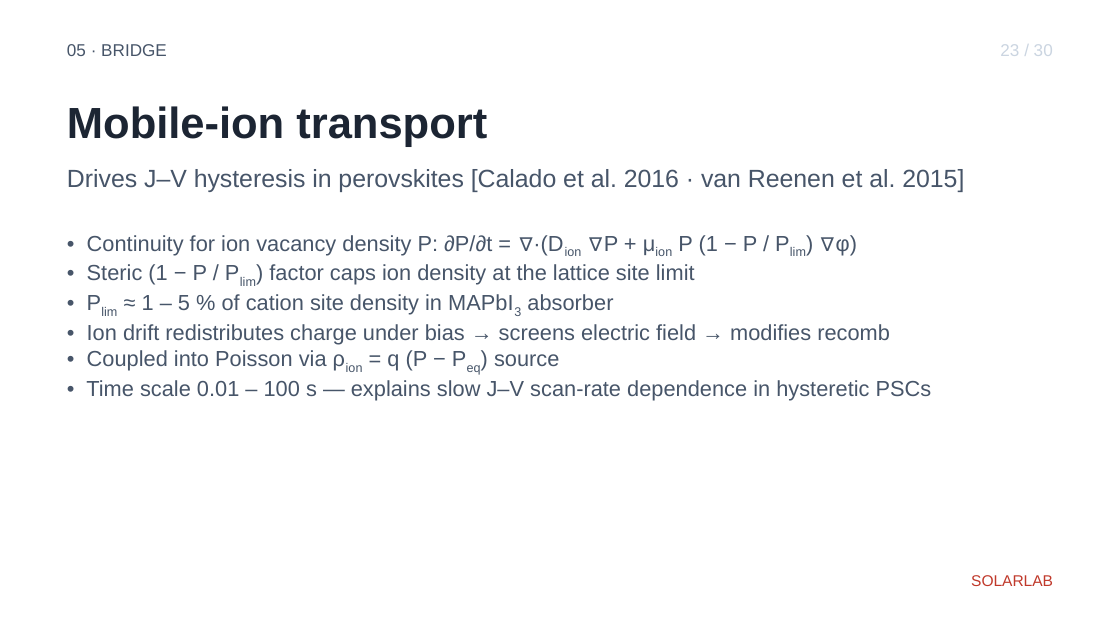
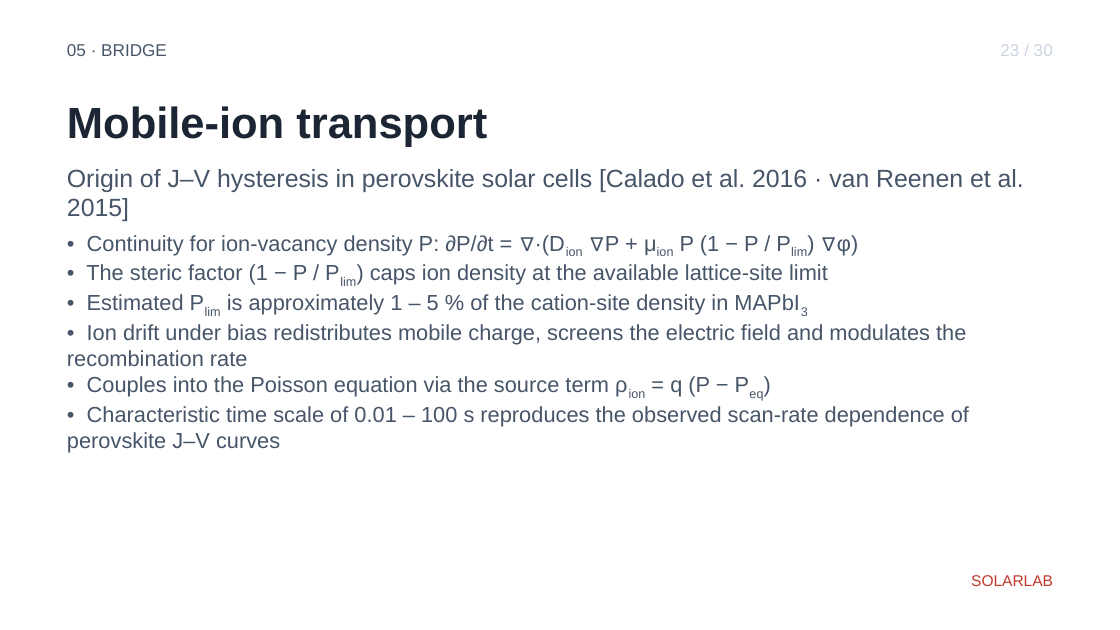
Before and after one commit to ShaneLogic/SolarLab, a slide deck: slide 28 of presentations/jmi-2026/output/jmi-2026.pptx. Drawn at 1120x630 pixels with LibreOffice and Linux fonts; fonts in the diff are those of the drawing. Boxes give left, top, right and bottom in pixels: in the first picture for what was removed or moved away, otherwise in the second. Text is boxed around its words. In the diff, an @@ line names an element or a change of style, - is before the commit and + after.

Commit message:
docs(jmi-ppt): replace informal language with field-standard academic vocabulary
Per user feedback: deck contained obscure / informal terms not
conforming to academic standards. Replaced colloquial phrasing
with vocabulary commonly used in the photovoltaic / materials-
informatics literature, throughout titles, subtitles and bullets.

Examples (representative, not exhaustive):
- "underserved corner" → "unoccupied region"
- "neither alone works" → "Limitations of the established absorbers"
- "deadlock" → "tradeoff"
- "talk roadmap" → "Talk outline"
- "structural prior" still used (Bayesian-ML term, accepted in MI)
- "Why a surrogate at all" → "Motivation for a learned surrogate"
- "fuse into" → "combined into"
- "HistGBR — gradient boosting on histograms" → "Histogram-based
   gradient boosting regression"
- "GPR + RF — calibrated uncertainty source" → "Gaussian-process
   and random-forest uncertainty stack"
- "UCB acquisition for active learning" → "Upper-confidence-bound
   acquisition for active learning"
- "Hit #1 / Hit #2" → "Lead candidate / Secondary candidate"
- "PV-grade" → "device-relevant"
- "actionable size for synthesis triage" → "tractable shortlist
   for experimental verification"
- "leaves on the table" → "absent from the SCAPS-1D reference"
- "honest grouped-CV diagnostic" → "stringent grouped-CV diagnostic"
- "DFT cost crystallised into" → "small-sample model identifies
   a tractable subspace"
- "buys time but doesn't solve" → "mitigates but does not address"
- "Three concrete next steps" → "Planned extensions"
- "Three takeaways" → "Principal findings"
- Time scales rendered as "10⁰–10² CPU-hours" rather than "hours-
   to-days"
- Hyphenated stand-ins in equations preserved unchanged

Audit: 36 slides, 145 sub + 47 sup runs, no _/^ leaks.

Constraint: parser-enforced no-`_`-no-`^` rule still active —
all sub/sup typography routes through [sub]/[sup] tags
Confidence: high
Scope-risk: narrow — pure rewording, no structural / theme /
data changes
Not-tested: phrasing acceptability across reviewers in the JMI
audience; user can iterate further

```diff
--- a/presentations/jmi-2026/output/jmi-2026.pptx
+++ b/presentations/jmi-2026/output/jmi-2026.pptx
@@ text at (x1=67, y1=169, x2=1024, y2=192): text changed @@
-Drives J–V hysteresis in perovskites [Calado et al. 2016 · van Reenen et al. 2015]
+Origin of J–V hysteresis in perovskite solar cells [Calado et al. 2016 · van Reenen et al. 2015]
@@ text at (x1=67, y1=235, x2=969, y2=453): text changed @@
-• Continuity for ion vacancy density P: ∂P/∂t = ∇·(Dion ∇P + μion P (1 − P / Plim) ∇φ)
-• Steric (1 − P / Plim) factor caps ion density at the lattice site limit
-• Plim ≈ 1 – 5 % of cation site density in MAPbI3 absorber
-• Ion drift redistributes charge under bias → screens electric field → modifies recomb
-• Coupled into Poisson via ρion = q (P − Peq) source
-• Time scale 0.01 – 100 s — explains slow J–V scan-rate dependence in hysteretic PSCs
+• Continuity for ion-vacancy density P: ∂P/∂t = ∇·(Dion ∇P + μion P (1 − P / Plim) ∇φ)
+• The steric factor (1 − P / Plim) caps ion density at the available lattice-site limit
+• Estimated Plim is approximately 1 – 5 % of the cation-site density in MAPbI3
+• Ion drift under bias redistributes mobile charge, screens the electric field and modulates the recombination rate
+• Couples into the Poisson equation via the source term ρion = q (P − Peq)
+• Characteristic time scale of 0.01 – 100 s reproduces the observed scan-rate dependence of perovskite J–V curves
```
Also in this commit, not shown: 25 other slides changed, 1 other file.
